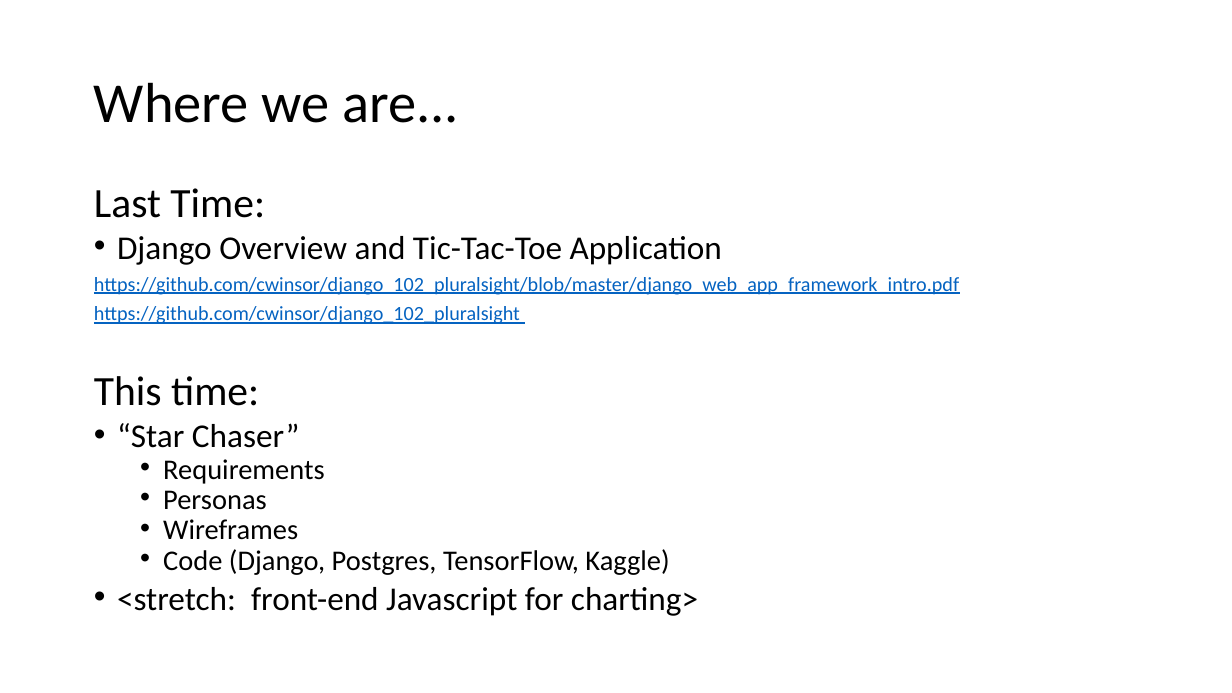
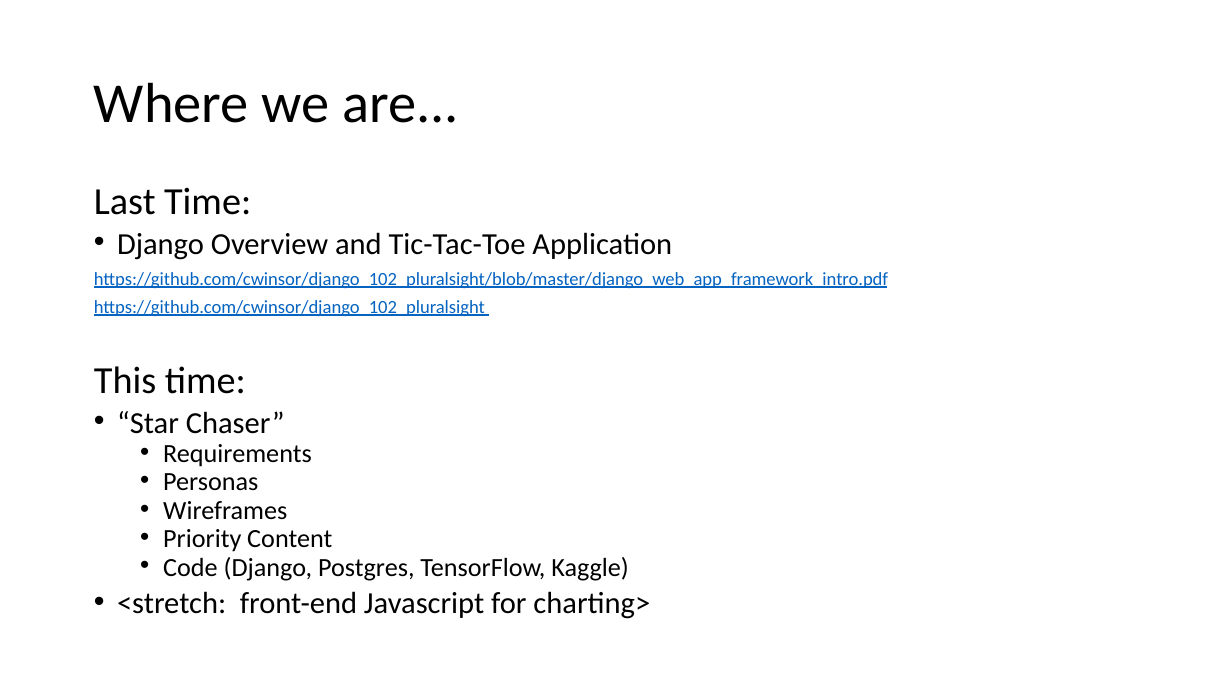
Before and after one commit to cwinsor/django_103_plasticc_and_ux, a slide deck: slide 2 of presentation.pptx. Drawn at 1232x693 pixels with LibreOffice and Linux fonts; fonts in the diff are those of the drawing. Boxes give left, top, right and bottom in pixels: in the first picture for what was removed or moved away, otherwise in the second. Text is boxed around its words. In the diff, an @@ line names an element or a change of style, - is before the commit and + after.

```diff
--- a/presentation.pptx
+++ b/presentation.pptx
@@ text at (x1=94, y1=187, x2=888, y2=619): size 32.4 to 29.8 pt in "Last Time:", "This time:"; size 25.9 to 23.8 pt in "Django Overview and Tic-Tac-Toe Application", "“Star Chaser”", "<stretch: front-end Javascript for charting>"; size 15.7 to 14.4 pt in "https://github.com/cwinsor/django_102_pluralsight/blob/maste ...", "https://github.com/cwinsor/django_102_pluralsight"; size 22.2 to 20.4 pt in "Requirements", "Personas", "Wireframes", "Code (Django, Postgres, TensorFlow, Kaggle)" @@
@@ text at (x1=163, y1=529, x2=332, y2=552): paragraph added @@
+  • Priority Content
```
Also in this commit, not shown: 1 other slide changed, 1 slide added, 7 other files.
